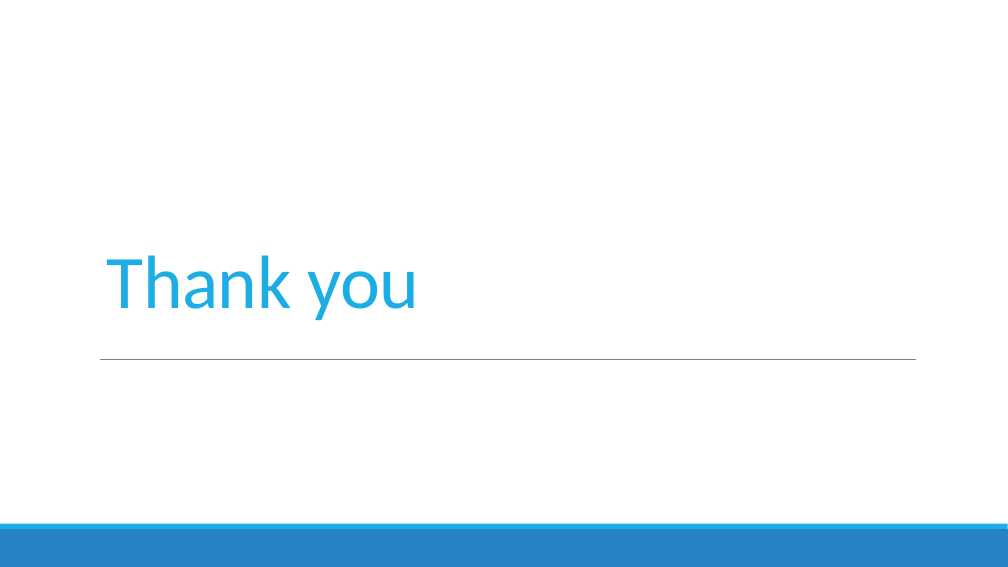
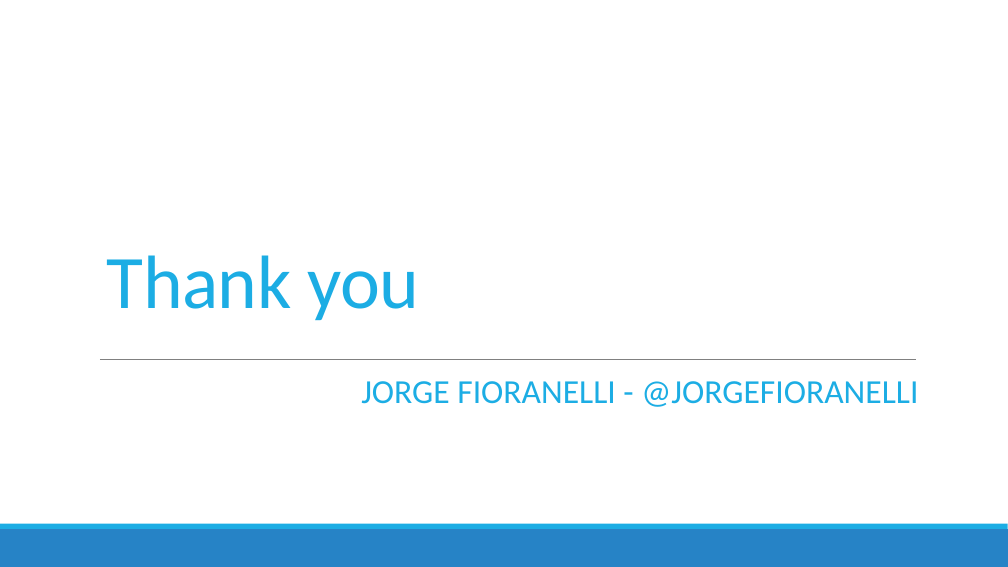
Before and after one commit to jorgef/fsharpworkshop, a slide deck: slide 76 of FSharpWorkshop_Slides.pptx. Drawn at 1008x567 pixels with LibreOffice and Linux fonts; fonts in the diff are those of the drawing. Boxes give left, top, right and bottom in pixels: in the first picture for what was removed or moved away, otherwise in the second. Text is boxed around its words. In the diff, an @@ line names an element or a change of style, - is before the commit and + after.

```diff
--- a/FSharpWorkshop_Slides.pptx
+++ b/FSharpWorkshop_Slides.pptx
@@ text added at bbox=[361, 381, 918, 407], 32 pt, text #1CADE4 @@
+JORGE FIORANELLI - @JORGEFIORANELLI
```
Also in this commit, not shown: 1 other slide changed, 1 other file.
